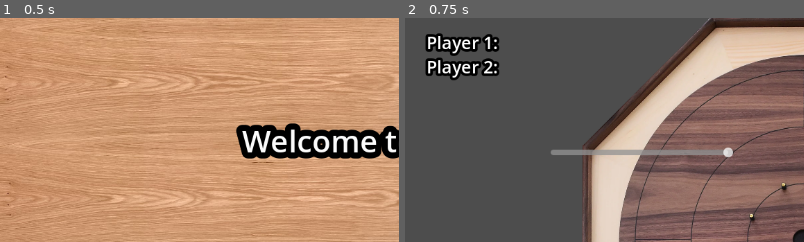
Above: before the commit, frames 1-2 (left to right).
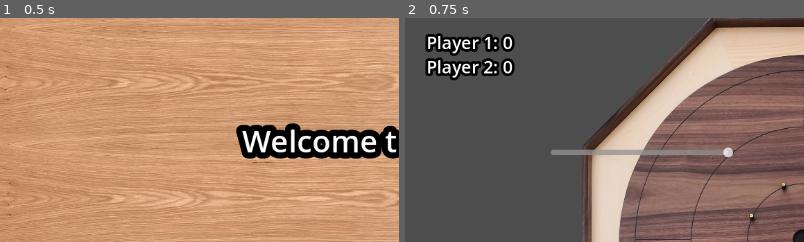
Above: after the commit, the same moments.

Repository: WadeCanavan/Crokinole
Game: Godot game, scene res://Scenes/Title.tscn
Two runs of this game, one before a commit and one after it. Both use one fixed random seed, a clock stepped at 60 frames per second and the inputs below.
Inputs:
- Up to frame 1 (0.5 s): no input
- Up to frame 2 (0.75 s): click "Play Game" at 0.5 s
The pictures show only the part of the screen within x 0-50%, y 0-50%; the shares and areas given below are measured in that part.

Frame 1 is identical in both runs. In frame 2, 0.4% of the frame differs, in the area x 24-28%, y 7-26%.

Commit message:
Scoring kinda works
:3

Diff:
--- a/Scenes/Score Nodes.gd
+++ b/Scenes/Score Nodes.gd
@@ -27,6 +27,7 @@
 	if body.is_in_group("woodDisk") :
 		Global.woodPoints =  Global.woodPoints - 5
 		print(Global.woodPoints)
+
 	else :
 		if body.is_in_group("blackDisk") :
 			Global.blackPoints = Global.blackPoints - 5
@@ -35,6 +36,7 @@
 func _on__point_body_entered(body):
 	if body.is_in_group("woodDisk") and body.linear_velocity.length() <= 75:
 		Global.woodPoints =  Global.woodPoints +20
+
 		print(Global.woodPoints)
 
 		body.queue_free()
@@ -49,6 +51,7 @@
 
 	if body.is_in_group("woodDisk") :
 		Global.woodPoints =  Global.woodPoints - 5
+
 		print(Global.woodPoints)
 		body.queue_free()
 	else :
--- a/Scenes/main.gd
+++ b/Scenes/main.gd
@@ -8,6 +8,8 @@
 
 # Called every frame. 'delta' is the elapsed time since the previous frame.
 func _process(delta):
+	#if get_node("/root/Main/Discs/disc"):
+	#	get_node("/root/Main/scoreBox/Score").text = str("  Player 1: ", Global.woodPoints, "\n  Player 2: ", Global.blackPoints)
 	pass
 
 # Function to change the score box
@@ -16,6 +18,11 @@
 		$Score.set_text = ("  Player 1: " + Global.woodPoints + "\n  Player 2: " + Global.blackPoints)
 	pass
 
+# Function to change the score box after shot
+func _setScoreAfterShot(blackShotCount, whiteShotCount):
+	$Score.set_text = ("  Player 1: " + Global.woodPoints + "\n  Player 2: " + Global.blackPoints)
+	pass
+
 # Checks if disc is on board still
 func _boardCheck():
 	if !$disc.is_in_node($board):
--- a/Scenes/main.tscn
+++ b/Scenes/main.tscn
@@ -227,9 +227,9 @@
 step = 0.01
 value = 0.5
 
-[node name="Score Box" type="Node" parent="."]
-
-[node name="Score" type="RichTextLabel" parent="Score Box"]
+[node name="scoreBox" type="Node" parent="."]
+
+[node name="Score" type="RichTextLabel" parent="scoreBox"]
 anchors_preset = -1
 anchor_left = 0.016
 anchor_top = 0.028
@@ -243,8 +243,8 @@
 theme_override_colors/font_outline_color = Color(0, 0, 0, 1)
 theme_override_constants/outline_size = 15
 theme_override_font_sizes/normal_font_size = 25
-text = "  Player 1:
-  Player 2:"
+text = "  Player 1: 0
+  Player 2: 0"
 
 [connection signal="body_entered" from="Score Nodes/20 point" to="Score Nodes" method="_on__point_body_entered"]
 [connection signal="body_entered" from="Score Nodes/15 point Area2D" to="Score Nodes" method="_on_area_2d_body_entered"]
